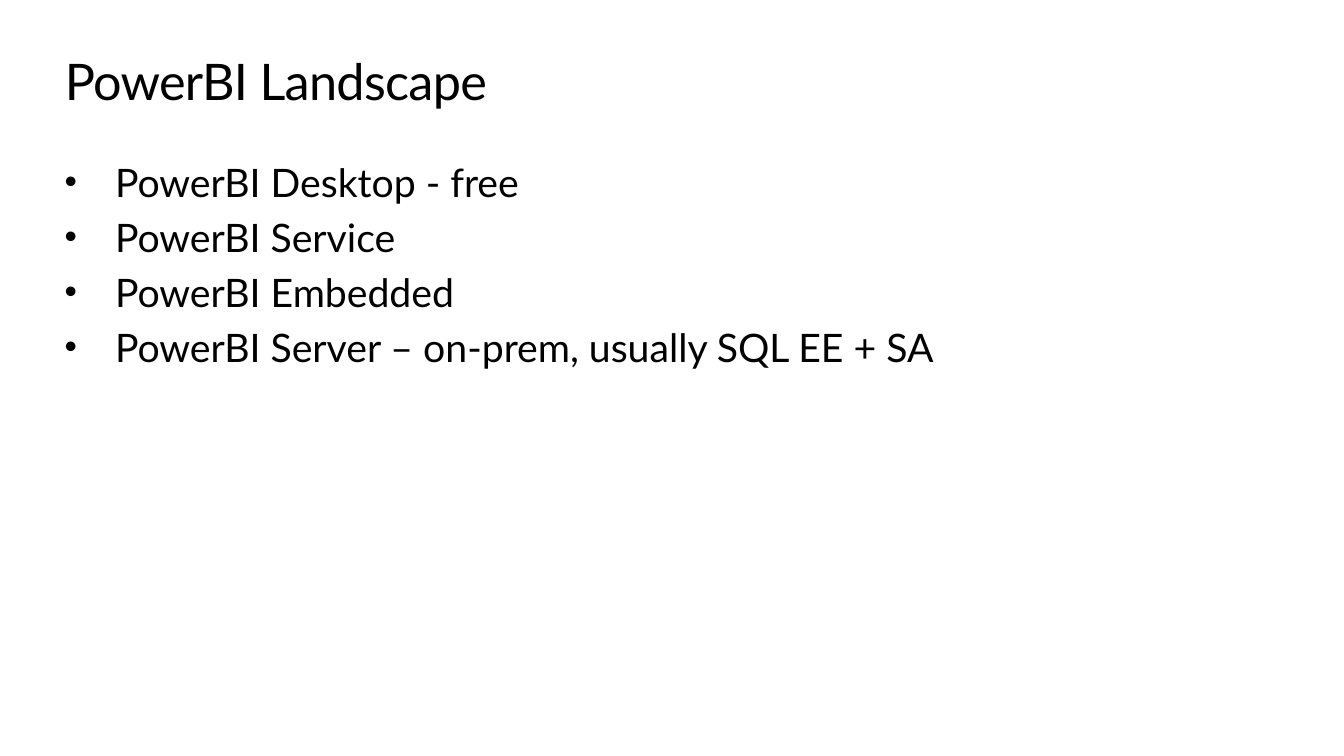
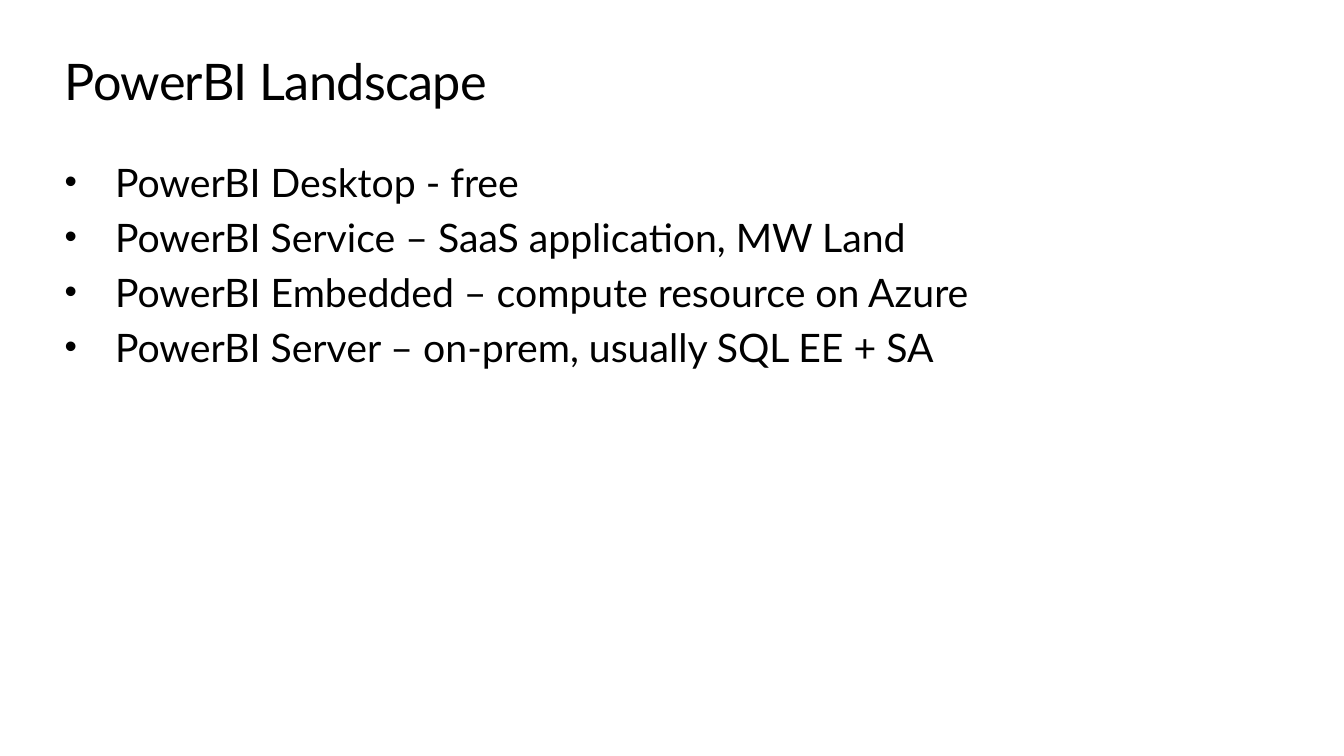
Before and after one commit to peterperov/MSFTCSA, a slide deck: slide 15 of 126-AzureCost/Azure Cost PBI BootCamp.pptx. Drawn at 1344x756 pixels with LibreOffice and Linux fonts; fonts in the diff are those of the drawing; background and template pictures are left out. Boxes give left, top, right and bottom in pixels: in the first picture for what was removed or moved away, otherwise in the second. Text is boxed around its words. In the diff, an @@ line names an element or a change of style, - is before the commit and + after.

Commit message:
wed3

```diff
--- a/126-AzureCost/Azure Cost PBI BootCamp.pptx
+++ b/126-AzureCost/Azure Cost PBI BootCamp.pptx
@@ text at (115,223,968,314): text changed @@
-• PowerBI Service
-• PowerBI Embedded
+• PowerBI Service – SaaS application, MW Land
+• PowerBI Embedded – compute resource on Azure
```
